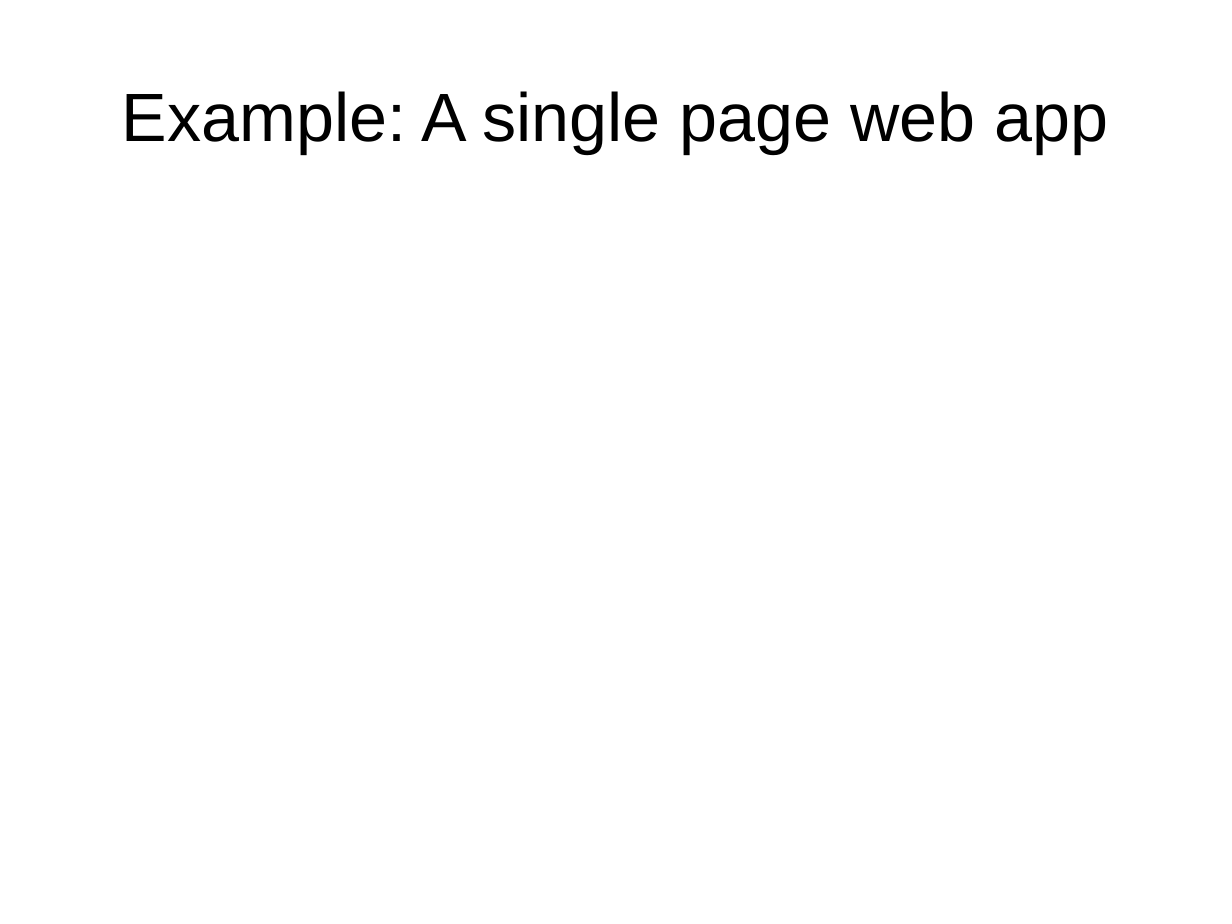
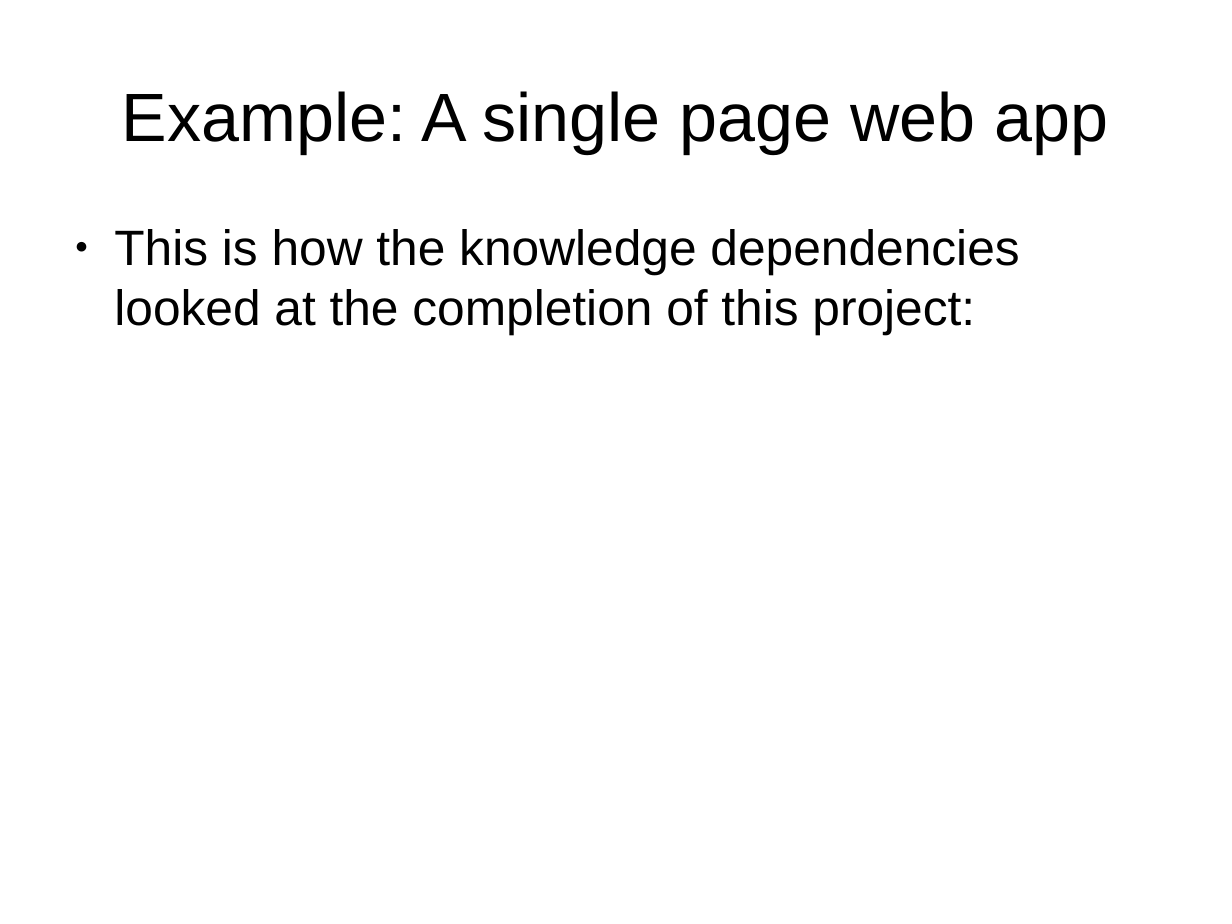
Before and after one commit to shuttle1987/CompCon2016, a slide deck: slide 9 of Slides.odp (slide 5 before the commit). Drawn at 1232x924 pixels with LibreOffice and Linux fonts; fonts in the diff are those of the drawing. Boxes give left, top, right and bottom in pixels: in the first picture for what was removed or moved away, otherwise in the second. Text is boxed around its words. In the diff, an @@ line names an element or a change of style, - is before the commit and + after.

```diff
--- a/Slides.odp
+++ b/Slides.odp
@@ text added at (114, 229, 1019, 335), 32 pt, text #000000 @@
+● This is how the knowledge dependencies looked at the completion of this project:
```
Also in this commit, not shown: 2 other slides changed, 8 slides added.
